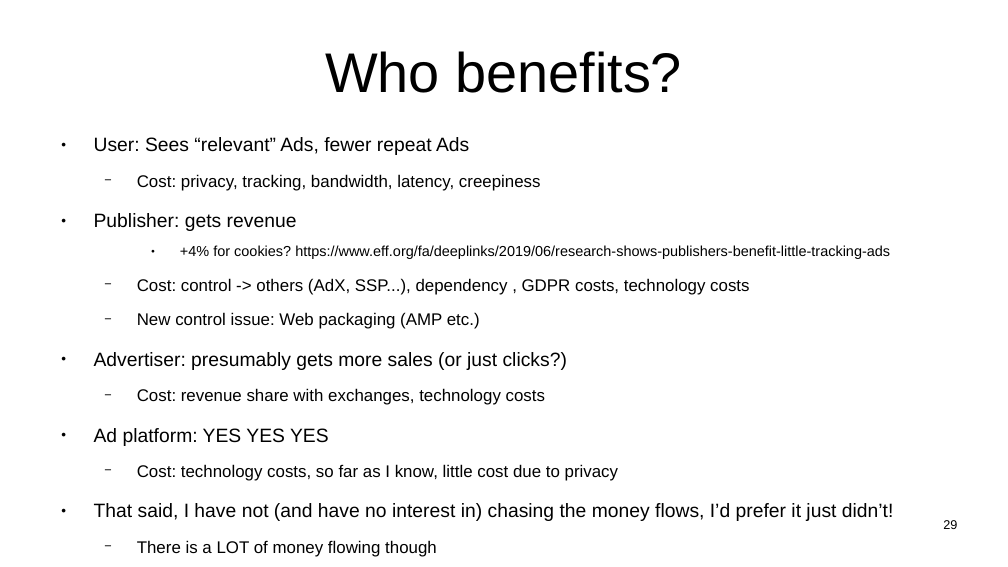
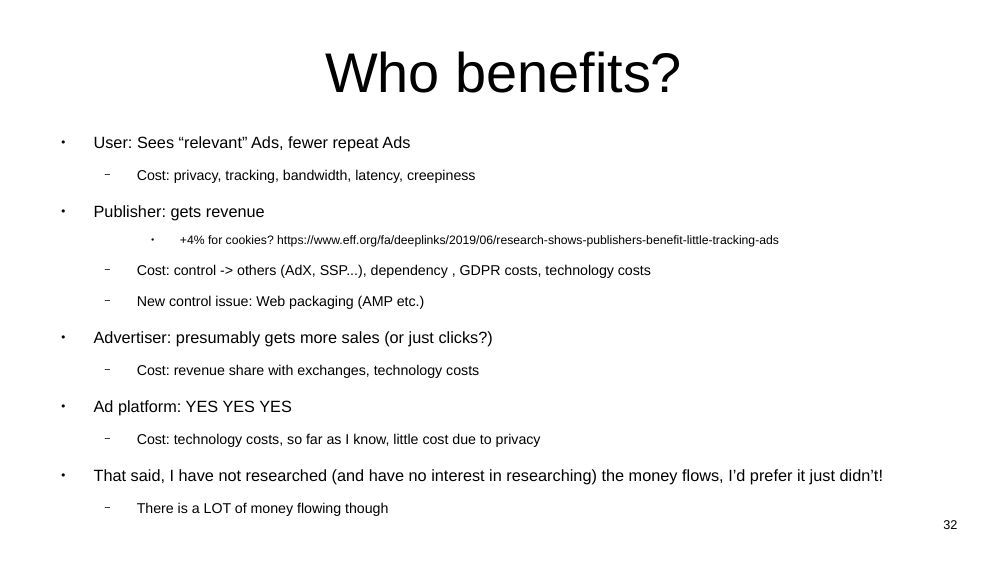
Before and after one commit to sftcd/witidtm, a slide deck: slide 32 of lectures/2023-2024/800-ads.odp (slide 29 before the commit). Drawn at 1008x567 pixels with LibreOffice and Linux fonts; fonts in the diff are those of the drawing. Boxes give left, top, right and bottom in pixels: in the first picture for what was removed or moved away, otherwise in the second. Text is boxed around its words. In the diff, an @@ line names an element or a change of style, - is before the commit and + after.

```diff
--- a/lectures/2023-2024/800-ads.odp
+++ b/lectures/2023-2024/800-ads.odp
@@ text at box(94, 136, 651, 516): size 15.2 to 12.8 pt in "User: Sees “relevant” Ads, fewer repeat Ads", "Publisher: gets revenue", "Advertiser: presumably gets more sales (or just ...", "Ad platform: YES YES YES"; size 13.3 to 11.2 pt in "Cost: privacy, tracking, bandwidth, latency, creepiness", "Cost: control -> others (AdX, SSP...), dependency ...", "New control issue: Web packaging (AMP etc.)", "Cost: revenue share with exchanges, technology costs" and 2 more places; size 11.4 to 9.6 pt in "+4% for cookies? https://www.eff.org/fa/deeplinks/2019/06/re ..." @@
@@ text at box(94, 469, 883, 485): text changed; size 15.2 to 12.8 pt @@
-● That said, I have not (and have no interest in) chasing the money flows, I’d prefer it just didn’t!
+● That said, I have not researched (and have no interest in researching) the money flows, I’d prefer it just didn’t!
@@ page number at box(943, 520, 957, 529): text changed @@
-29
+32
```
Also in this commit, not shown: 2 other slides changed, 3 slides added, 7 other files.
